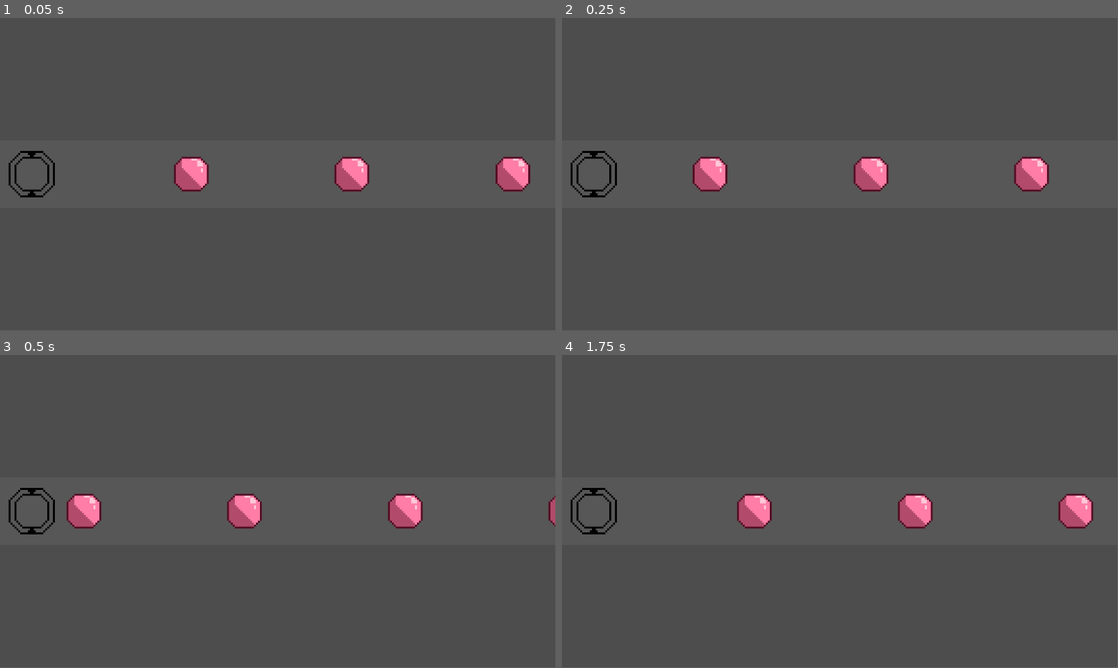
Above: before the commit, frames 1-4 (two rows, left to right).
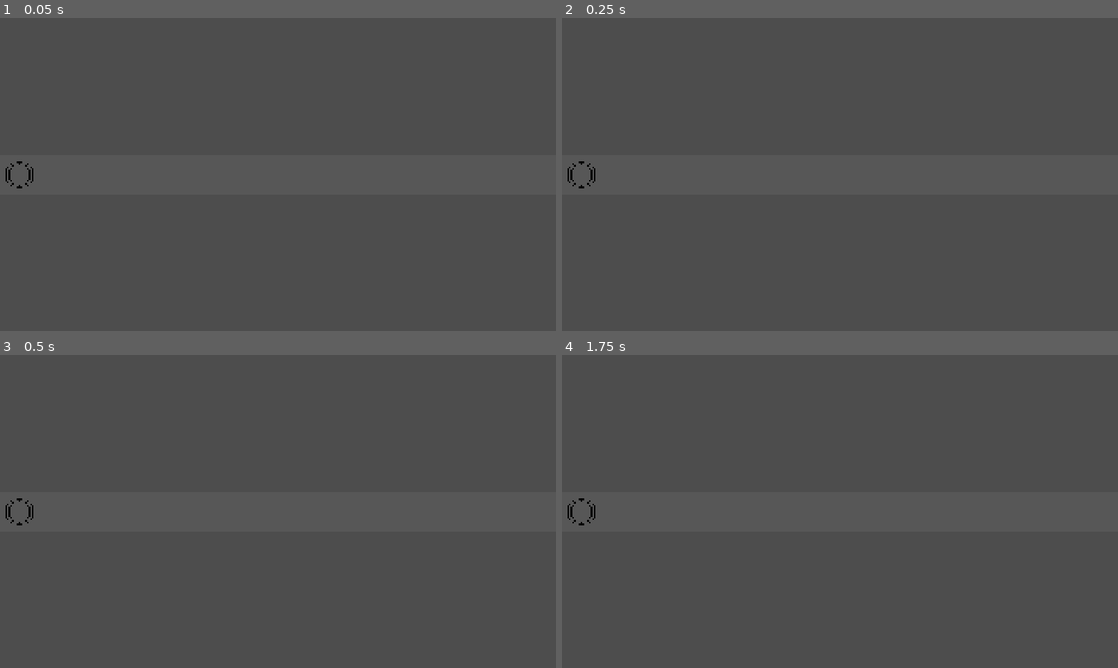
Above: after the commit, the same moments.

Repository: Kita-power/MochiSlam
Game: Godot game, scene res://Scenes/Gameplay.tscn
Two runs of this game, one before a commit and one after it. Both use one fixed random seed, a clock stepped at 60 frames per second and the inputs below. Sound files missing from this copy of the repository are replaced by a short silence.
Inputs:
- Up to frame 1 (0.05 s): no input
- Up to frame 2 (0.25 s): no input
- Up to frame 3 (0.5 s): no input
- Up to frame 4 (1.75 s): tap Enter at 1.25 s
In our replay, the window is 799x449 before the commit and 800x450 after it. These sizes can differ from the game's own. Grey fills any space a smaller window leaves; there, only what the larger window draws over its background counts as a difference.

The runs differ from the first frame. In frame 1, 2.2% of the frame differs, in the area x 1-96%, y 42-58%; in frame 2, 2.2%; in frame 3, 2.3%, in the area x 1-100%, y 42-58%; in frame 4, 2.2%.

Commit message:
Changed resolution of game

Diff:
--- a/Scenes/Gameplay.tscn
+++ b/Scenes/Gameplay.tscn
@@ -21,12 +21,12 @@
 [node name="Lane" type="Node2D" parent="."]
 
 [node name="ColorRect" type="ColorRect" parent="Lane"]
-offset_top = 254.0
-offset_right = 1152.0
-offset_bottom = 394.0
+offset_top = 470.0
+offset_right = 1920.0
+offset_bottom = 610.0
 color = Color(0.340339, 0.340339, 0.340339, 1)
 
 [node name="Sprite2D" type="Sprite2D" parent="Lane"]
-position = Vector2(66, 324)
+position = Vector2(66, 540)
 scale = Vector2(4, 4)
 texture = ExtResource("2_wbxth")
--- a/Scripts/note.gd
+++ b/Scripts/note.gd
@@ -3,9 +3,9 @@
 var note_beat: float = 0.0
 
 @export var hit_x: float = 66.0
-@export var spawn_x: float = 1400.0
+@export var spawn_x: float = 2048.0
 @export var lead_beats: float = 8.0
-@export var lane_y: float = 324.0
+@export var lane_y: float = 540.0
 
 func _ready() -> void:
 	position.y = lane_y
--- a/Scripts/note_spawner.gd
+++ b/Scripts/note_spawner.gd
@@ -4,7 +4,7 @@
 @export var note_scene: PackedScene
 @export var lead_beats: float = 8.0
 
-var chart: Array[float] = [2.0, 4.0, 6.0, 8.0]
+var chart: Array[float] = [10.0, 12.0, 14.0, 16.0]
 var next_index: int = 0
 
 func _process(_delta: float) -> void:
--- a/project.godot
+++ b/project.godot
@@ -19,6 +19,12 @@
 
 Conductor="*res://Scripts/Conductor.gd"
 
+[display]
+
+window/size/viewport_width=1920
+window/size/viewport_height=1080
+window/stretch/mode="canvas_items"
+
 [rendering]
 
 textures/canvas_textures/default_texture_filter=0
